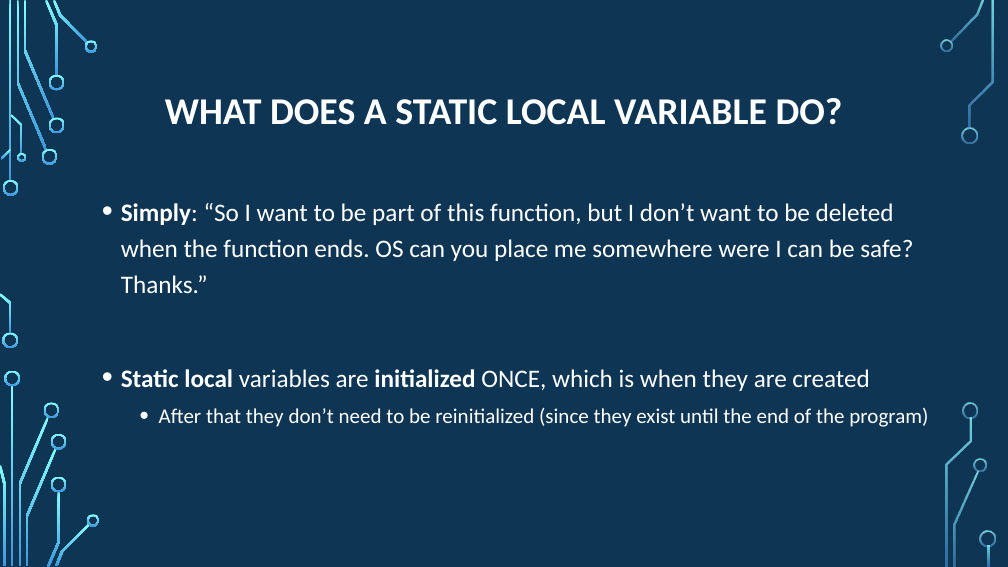
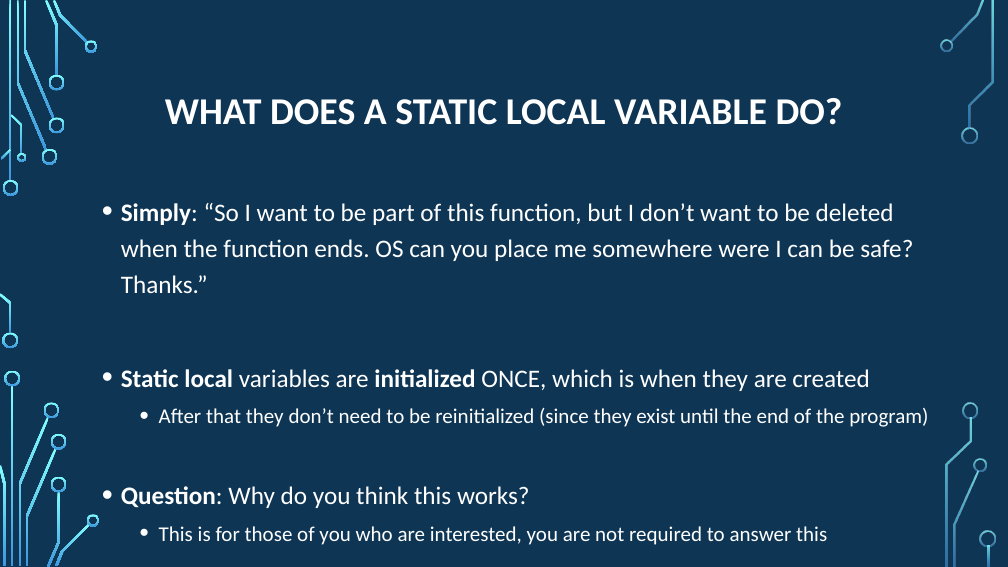
Before and after one commit to psypdt/ZIS_C-_Summer_Course_2019, a slide deck: slide 59 of Day_2/Day_2.pptx. Drawn at 1008x567 pixels with LibreOffice and Linux fonts; fonts in the diff are those of the drawing; background and template pictures are left out. Boxes give left, top, right and bottom in pixels: in the first picture for what was removed or moved away, otherwise in the second. Text is boxed around its words. In the diff, an @@ line names an element or a change of style, - is before the commit and + after.

```diff
--- a/Day_2/Day_2.pptx
+++ b/Day_2/Day_2.pptx
@@ text at (121,486,827,545): paragraphs added @@
+• Question: Why do you think this works?
+  • This is for those of you who are interested, you are not required to answer this
```
Also in this commit, not shown: 1 slide added, 1 other file.
